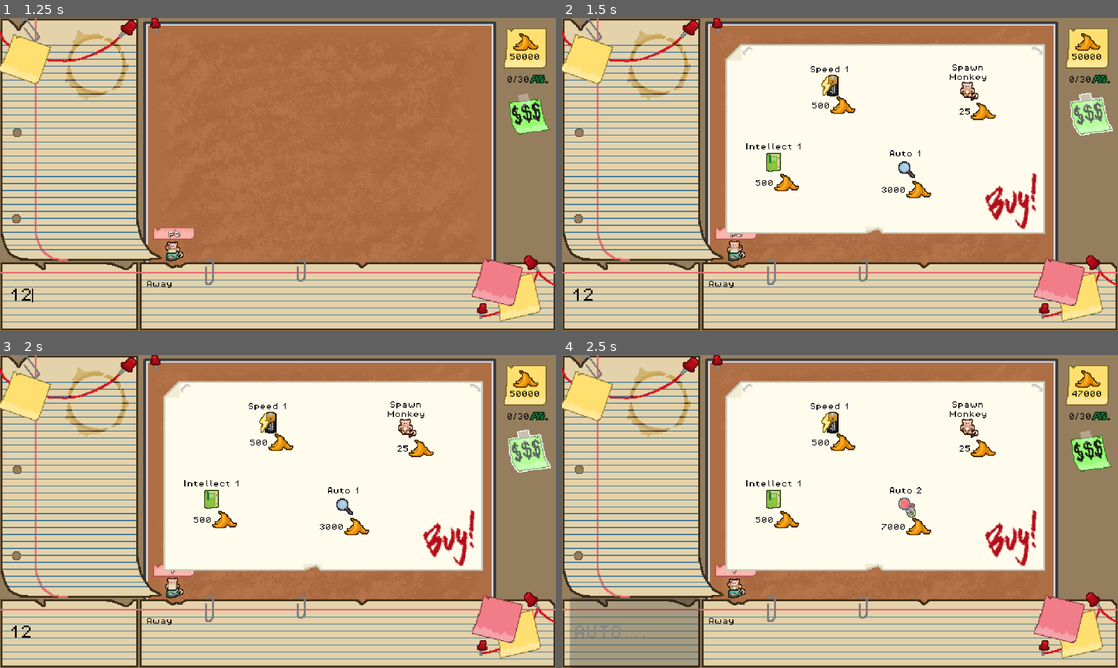
Above: before the commit, frames 1-4 (two rows, left to right).
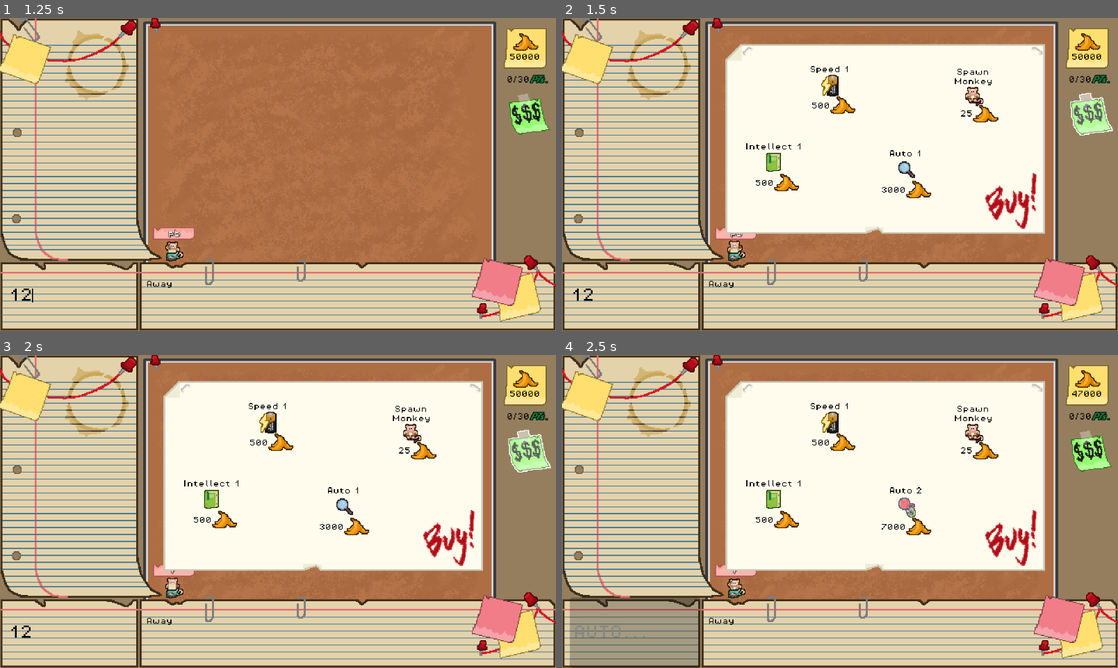
Above: after the commit, the same moments.

Repository: levienk/GMTK-Game-Jam-2024
Game: Godot game, scene res://game.tscn
Two runs of this game, one before a commit and one after it. Both use one fixed random seed, a clock stepped at 60 frames per second and the inputs below. Sound files missing from this copy of the repository are replaced by a short silence.
Inputs (mouse positions are in pixels of both pictures, inside the frame that each line leads up to):
- Up to frame 1 (1.25 s): click (72, 296) at 0.52 s; type "12" at 0.6 s
- Up to frame 2 (1.5 s): click (1090, 115) at 1.25 s
- Up to frame 3 (2 s): no input
- Up to frame 4 (2.5 s): click "3000" at 2 s

Frame 1 is identical in both runs. In frame 2, 0.6% of the frame differs, in the area x 69-79%, y 14-34%; in frame 3, 0.6%; in frame 4, 0.6%.

Commit message:
Add monkey animation

Diff:
--- a/interface/shop_buttons/monkey_button.tscn
+++ b/interface/shop_buttons/monkey_button.tscn
@@ -1,25 +1,26 @@
 [gd_scene load_steps=6 format=3 uid="uid://crtew8dttcvtd"]
 
-[ext_resource type="Texture2D" uid="uid://c8dev0e06jdyv" path="res://assets/art/sprites/Monkey1_idle_1-export.png" id="1_fb3e1"]
+[ext_resource type="Texture2D" uid="uid://cwnepy7df4hdi" path="res://assets/art/sprites/Monkey.png" id="1_yw2eh"]
 [ext_resource type="Texture2D" uid="uid://ck3b0ccdlfdh5" path="res://assets/art/sprites/Monkeyhover.png" id="2_tibg2"]
 [ext_resource type="Script" path="res://interface/shop_buttons/monkey_button.gd" id="2_x23fy"]
 [ext_resource type="Texture2D" uid="uid://c5ph2x5p8c0up" path="res://assets/art/sprites/Banana.png" id="3_057l3"]
 [ext_resource type="AudioStream" uid="uid://cvbidksdgxmdj" path="res://assets/sfx/buy_sound.wav" id="4_cmbex"]
 
 [node name="MonkeyButton" type="TextureButton"]
-offset_left = -9.0
-offset_top = -22.0
-offset_right = 12.0
-texture_normal = ExtResource("1_fb3e1")
+offset_left = -15.0
+offset_top = -25.0
+offset_right = 17.0
+offset_bottom = 7.0
+texture_normal = ExtResource("1_yw2eh")
 texture_hover = ExtResource("2_tibg2")
 script = ExtResource("2_x23fy")
 
 [node name="TextureRect" type="TextureRect" parent="."]
 layout_mode = 0
-offset_left = 2.0
-offset_top = 12.0
-offset_right = 50.0
-offset_bottom = 60.0
+offset_left = 5.0
+offset_top = 15.0
+offset_right = 53.0
+offset_bottom = 63.0
 texture = ExtResource("3_057l3")
 
 [node name="Price" type="Label" parent="."]
@@ -27,10 +28,10 @@
 anchors_preset = 1
 anchor_left = 1.0
 anchor_right = 1.0
-offset_left = -39.0
-offset_top = 27.0
-offset_right = -9.0
-offset_bottom = 43.0
+offset_left = -48.0
+offset_top = 29.0
+offset_right = -18.0
+offset_bottom = 45.0
 grow_horizontal = 0
 theme_override_colors/font_color = Color(0, 0, 0, 1)
 theme_override_font_sizes/font_size = 8
@@ -45,9 +46,9 @@
 anchor_top = 0.5
 anchor_right = 0.5
 anchor_bottom = 0.5
-offset_left = -36.5
+offset_left = -36.0
 offset_top = -39.0
-offset_right = 33.5
+offset_right = 34.0
 offset_bottom = -4.0
 grow_horizontal = 2
 grow_vertical = 2
--- a/monkey/monkey.gd
+++ b/monkey/monkey.gd
@@ -139,5 +139,51 @@
 
 
 func _on_animated_monkey_animation_finished() -> void:
-	animated_monkey.animation = animations[1]
-	animated_monkey.play()
+	var rand_limit = 0.1
+	# Loop 1
+	if animated_monkey.animation == animations[0]:
+		animated_monkey.animation = animations[1]
+		animated_monkey.play()
+	if animated_monkey.animation == animations[1] && randf() < rand_limit:
+		animated_monkey.animation = animations[2]
+		animated_monkey.play()
+	else:
+		animated_monkey.play()
+	if animated_monkey.animation == animations[2]:
+		animated_monkey.animation = rand1_anim.pick_random()
+		animated_monkey.play()
+
+	# Loop 2
+	if animated_monkey.animation == animations[9] && randf() < rand_limit:
+		animated_monkey.animation = animations[10]
+		animated_monkey.play()
+	else:
+		animated_monkey.play()
+	if animated_monkey.animation == animations[2]:
+		animated_monkey.animation = rand3_anim.pick_random()
+		animated_monkey.play()
+
+	# Loop 3
+	if animated_monkey.animation == animations[6]:
+		animated_monkey.animation = animations[7]
+		animated_monkey.play()
+	if animated_monkey.animation == animations[7] && randf() < rand_limit:
+		animated_monkey.animation = rand2_anim.pick_random()
+		animated_monkey.play()
+	else:
+		animated_monkey.play()
+	if animated_monkey.animation == animations[8]:
+		animated_monkey.animation = rand3_anim.pick_random()
+		animated_monkey.play()
+
+	# Loop 4
+	if animated_monkey.animation == animations[3]:
+		animated_monkey.animation = animations[4]
+	if animated_monkey.animation == animations[4] && randf() < rand_limit:
+		animated_monkey.animation = animations[5]
+		animated_monkey.play()
+	else:
+		animated_monkey.play()
+	if animated_monkey.animation == animations[5]:
+		animated_monkey.animation = animations[8]
+		animated_monkey.play()
Not shown, added: assets/art/sprites/Monkey.png.import
